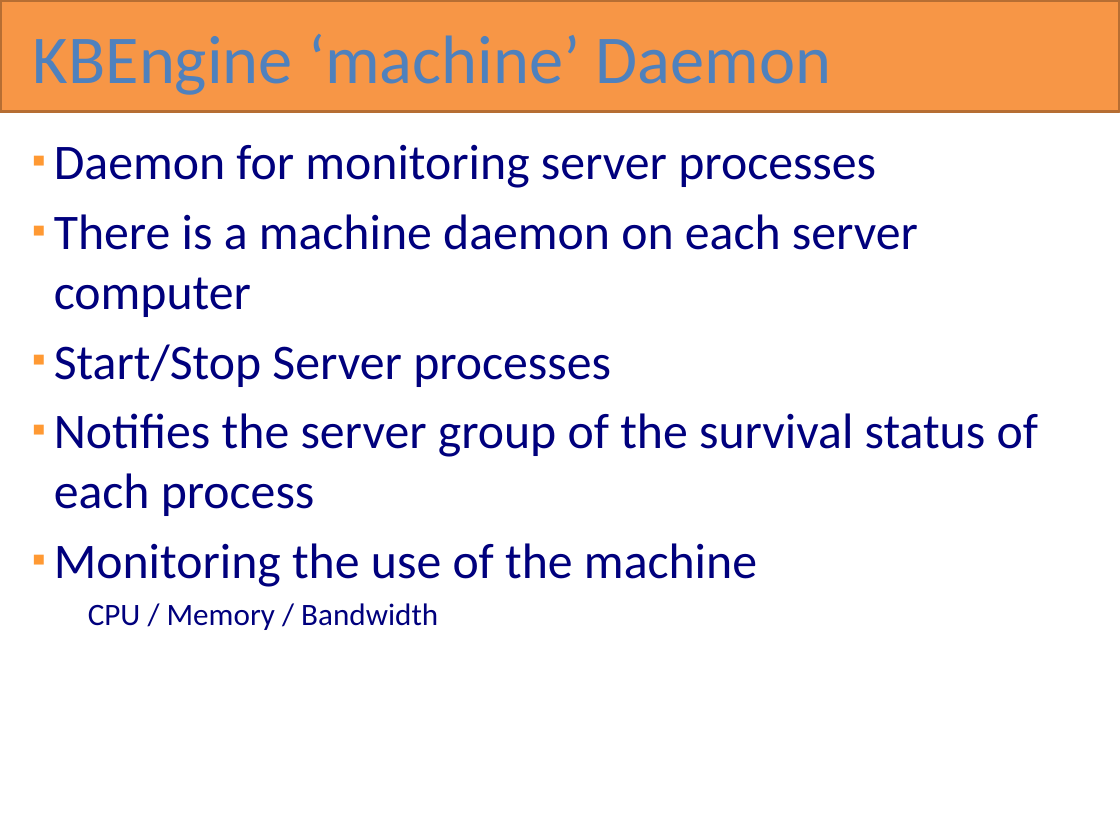
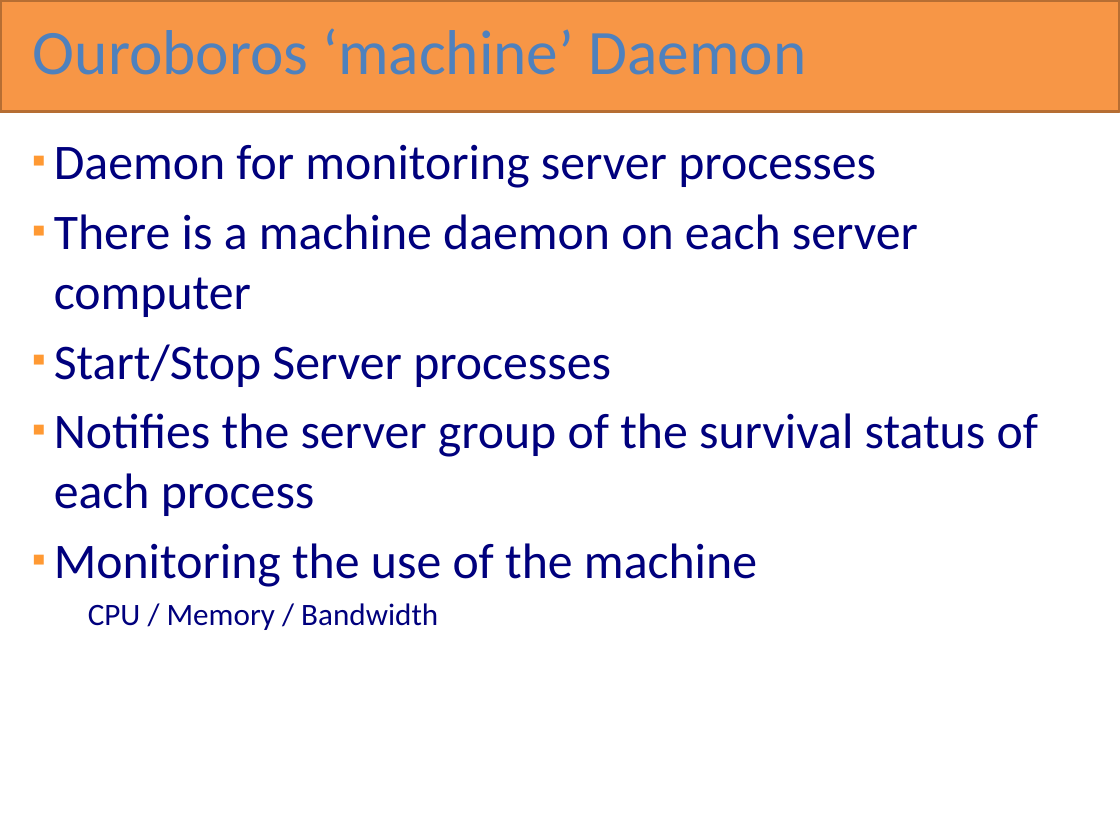
Before and after one commit to RottenVisions/ouroboros, a slide deck: slide 24 of docs/Ouroboros overview(en).pptx. Drawn at 1120x840 pixels with LibreOffice and Linux fonts; fonts in the diff are those of the drawing. Boxes give left, top, right and bottom in pixels: in the first picture for what was removed or moved away, otherwise in the second. Text is boxed around its words. In the diff, an @@ line names an element or a change of style, - is before the commit and + after.

```diff
--- a/docs/Ouroboros overview(en).pptx
+++ b/docs/Ouroboros overview(en).pptx
@@ text at bbox=[33, 28, 806, 75]: text changed; size 44 to 40.7 pt @@
-KBEngine ‘machine’ Daemon
+Ouroboros ‘machine’ Daemon
```
Also in this commit, not shown: 112 other slides changed, 2 other files.
